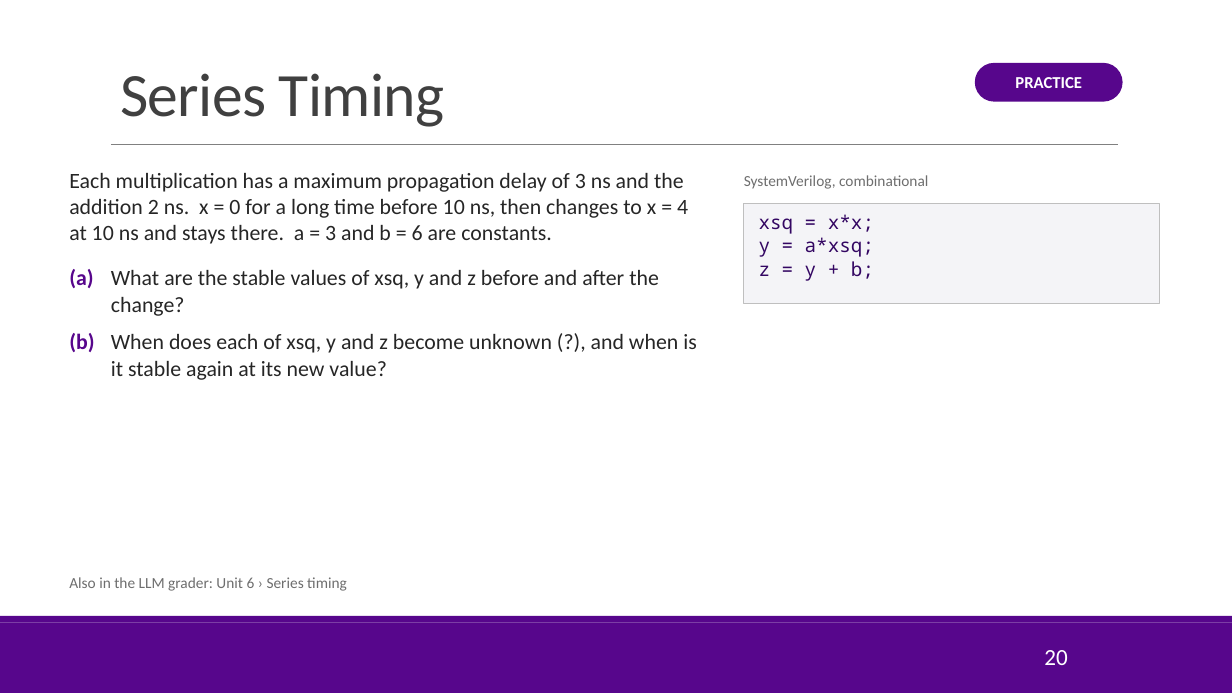
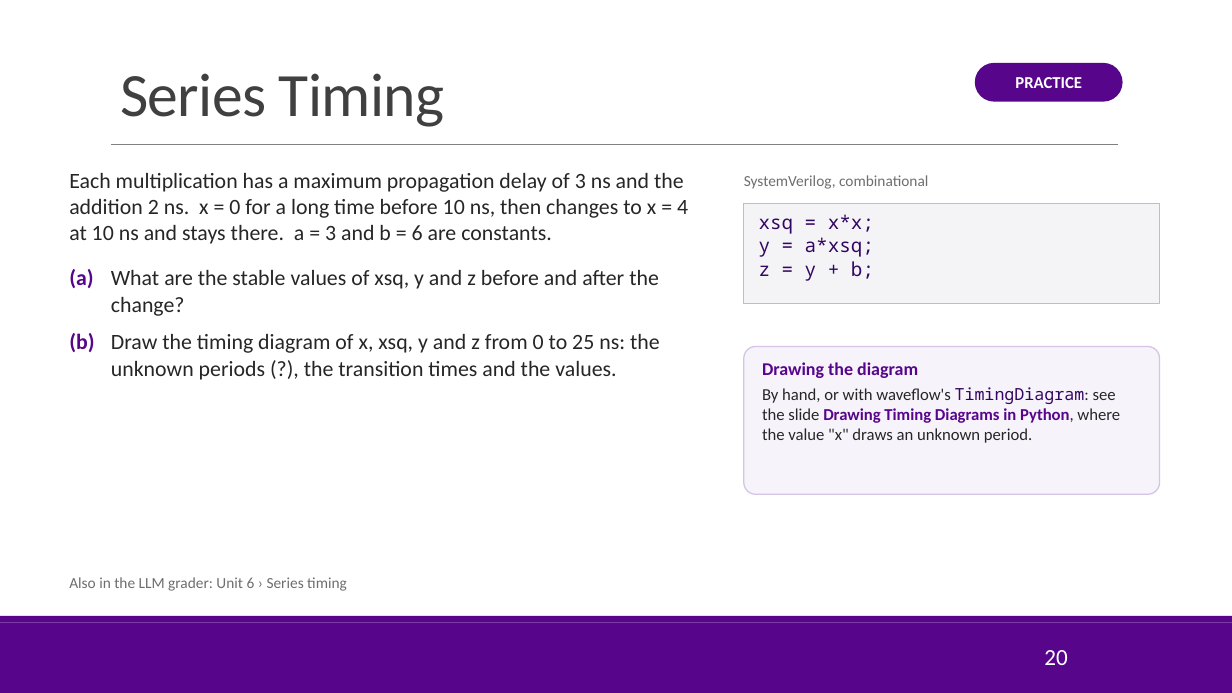
Before and after one commit to sdrangan/hwdesign, a slide deck: slide 20 of units/unit06_timing/timing.pptx. Drawn at 1232x693 pixels with LibreOffice and Linux fonts; fonts in the diff are those of the drawing; background and template pictures are left out. Boxes give left, top, right and bottom in pixels: in the first picture for what was removed or moved away, otherwise in the second. Text is boxed around its words. In the diff, an @@ line names an element or a change of style, - is before the commit and + after.

```diff
--- a/units/unit06_timing/timing.pptx
+++ b/units/unit06_timing/timing.pptx
@@ text at [69,333,660,380]: text changed @@
-(b) When does each of xsq, y and z become unknown (?), and when is it stable again at its new value?
+(b) Draw the timing diagram of x, xsq, y and z from 0 to 25 ns: the unknown periods (?), the transition times and the values.
@@ rounded rectangle added at [744,347,1160,494], fill #F7F3FA, outline #D5C4E3 1 pt, 13 pt, text #262626 @@
+Drawing the diagram
+By hand, or with waveflow's TimingDiagram: see the slide Drawing Timing Diagrams in Python, where the value "x" draws an unknown period.
```
Also in this commit, not shown: 5 other slides changed, 17 other files.
